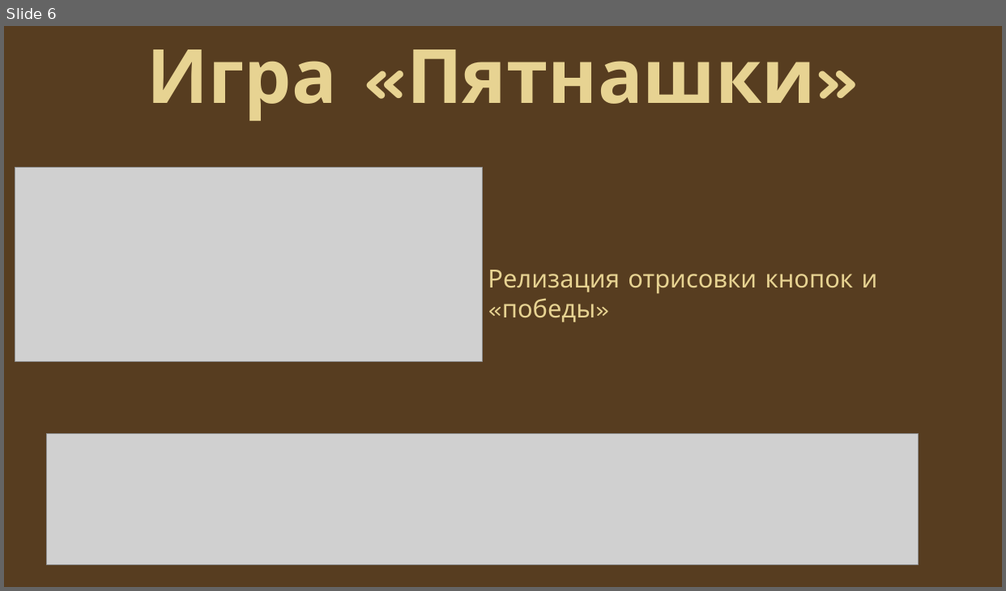
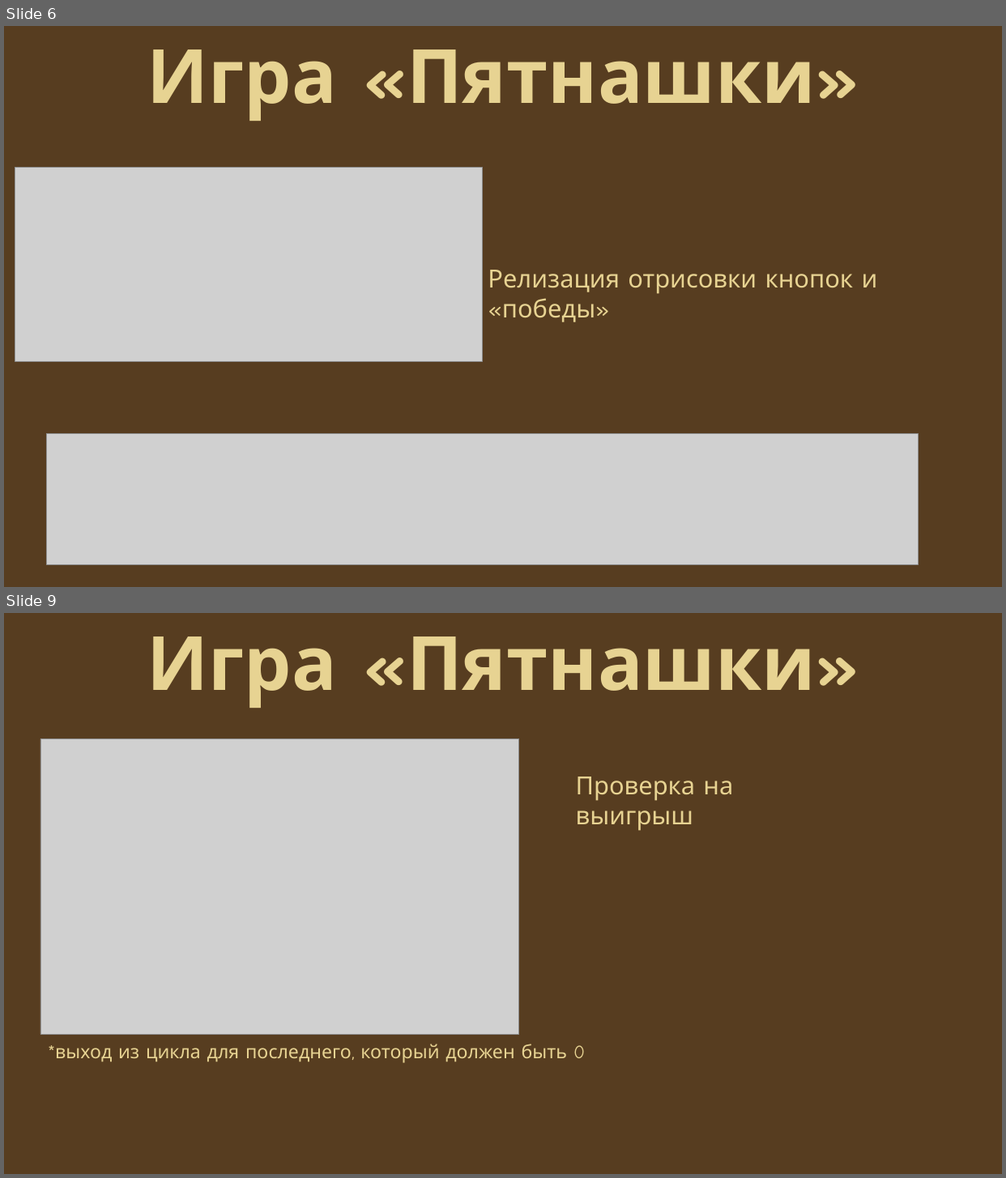
Before and after one commit to DjonniStorm/pyatnashki, a slide deck: pyatnashki/Игра «Пятнашки».pptx. Shown one above the other, each under a label of ours: slide 6 before the commit, slides 6 and 9 after it; the slides between them are not shown. The pictures are 1006x591 and 1006x1178 pixels, drawn with LibreOffice and Linux fonts; fonts in the diff are those of the drawing; grey boxes stand for pictures. Boxes give left, top, right and bottom in pixels: in the first picture for what was removed or moved away, otherwise in the second. Text is boxed around its words. In the diff, an @@ line names an element or a change of style, - is before the commit and + after.

```diff
--- a/pyatnashki/Игра «Пятнашки».pptx
+++ b/pyatnashki/Игра «Пятнашки».pptx
@@ slide 9 added at box(4, 613, 1002, 1174), background #573D20 @@
@@ title added at box(147, 636, 816, 708), 72 pt, text #E7D392, bold @@
+Игра «Пятнашки»
@@ picture added at box(40, 739, 520, 1034) @@
@@ text added at box(576, 777, 733, 831), 24 pt, text #E7D392 @@
+Проверка на выигрыш
@@ text added at box(55, 1044, 585, 1063), 18 pt, text #E7D392 @@
+*выход из цикла для последнего, который должен быть 0
```
Also in this commit, not shown: 1 slide changed, 2 other slides added, 1 other file.
